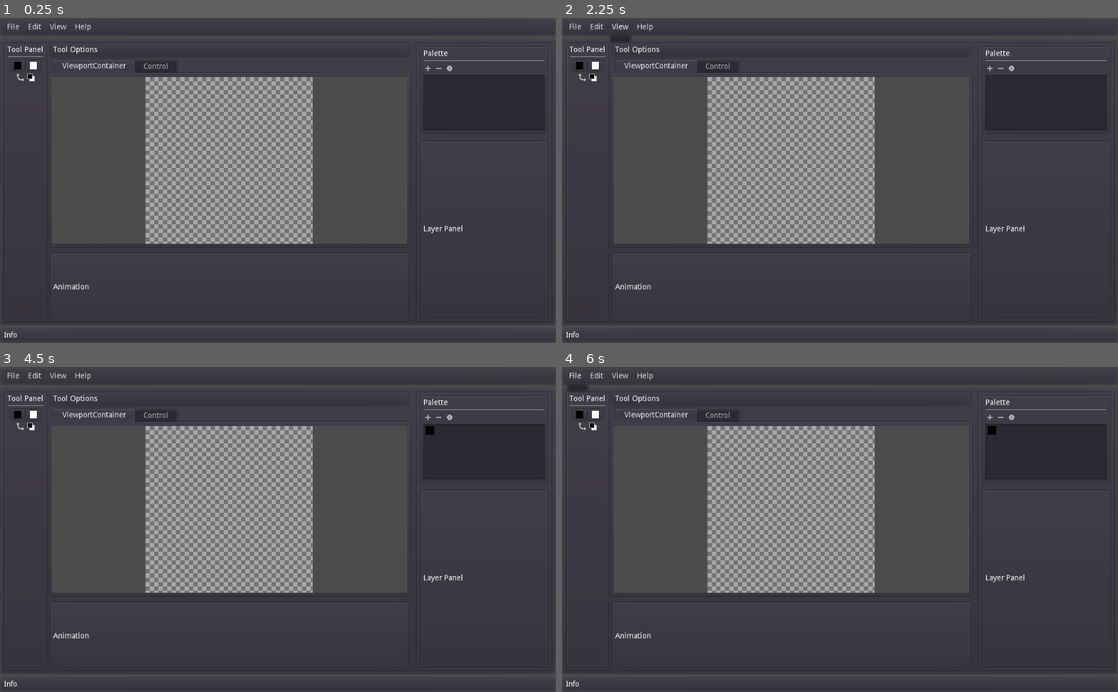
Above: before the commit, frames 1-4 (two rows, left to right).
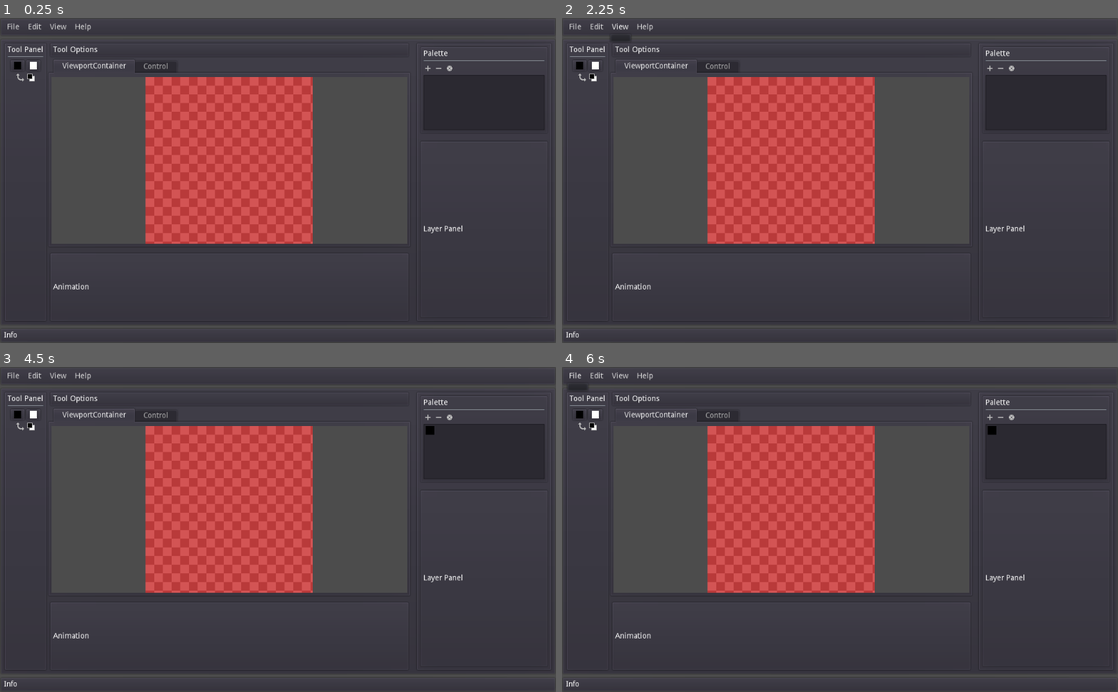
Above: after the commit, the same moments.

Repository: CatlockGames/Lattice
Game: Godot game, scene res://scenes/Lattice.tscn
Same seed, same stepped clock (60 frames per second), same inputs: the game is played once before the commit and once after it.
Inputs (mouse positions are in pixels of both pictures, inside the frame that each line leads up to):
- Up to frame 1 (0.25 s): no input
- Up to frame 2 (2.25 s): click "File" at 0.5 s; click "Edit" at 1.25 s; click "View" at 2 s
- Up to frame 3 (4.5 s): click (22, 425) at 2.75 s; click (33, 425) at 3.5 s; click (428, 419) at 4.25 s
- Up to frame 4 (6 s): click (1001, 419) at 5 s; click "File" at 5.75 s

The runs differ from the first frame. In frame 1, 15% of the frame differs, in the area x 26-57%, y 18-70%; in frame 2, 15%; in frame 3, 15%; in frame 4, 15%.

Commit message:
odd sizes works but grid scale is not consistant

Diff:
--- a/scenes/Lattice.tscn
+++ b/scenes/Lattice.tscn
@@ -195,8 +195,9 @@
 render_target_update_mode = 3
 
 [node name="TransparentBackground" type="TextureRect" parent="UI/MainPanel/Main/HSplitContainer/Center/VSplitContainer/TabContainer/ViewportContainer/Viewport"]
-margin_right = 64.0
-margin_bottom = 64.0
+margin_right = 10.0
+margin_bottom = 10.0
+rect_scale = Vector2( 2, 2 )
 mouse_filter = 2
 texture = ExtResource( 4 )
 stretch_mode = 2
--- a/scripts/Canvas.gd
+++ b/scripts/Canvas.gd
@@ -15,8 +15,8 @@
 	foregroundPicker = find_parent("Main").find_node("Foreground")
 	background = get_node("../TransparentBackground")
 
-	size = Vector2(64, 64)
-	layers.append(Layer.new(size))
+	size = Vector2(16, 16)
+	layers.append(Layer.new(size, Color(255, 0, 0, 0.5)))
 
 func _process(delta) -> void:
 	var mouse_pos = get_local_mouse_position()
@@ -40,12 +40,14 @@
 			draw_texture(layer.texture, Vector2.ZERO)
 
 func update_background(zoom: float) -> void:
-	var scale = Vector2(sqrt(size.x), sqrt(size.y))
-	background.rect_size = scale / zoom
-	background.rect_scale = scale * zoom
-	print(background.rect_size)
-	print(background.rect_scale)
-	print(" ")
+	print(zoom)
+	var xy_ratio = size.x / size.y
+	var scale = Vector2(sqrt(size.y), sqrt(size.y))
+	var scale_factor = sqrt(size.y)
+	background.rect_scale = scale * zoom * scale_factor
+	scale.x *= xy_ratio
+	background.rect_size = scale / zoom / scale_factor
+
 
 func _on_ViewportContainer_mouse_entered() -> void:
 	focus = true
